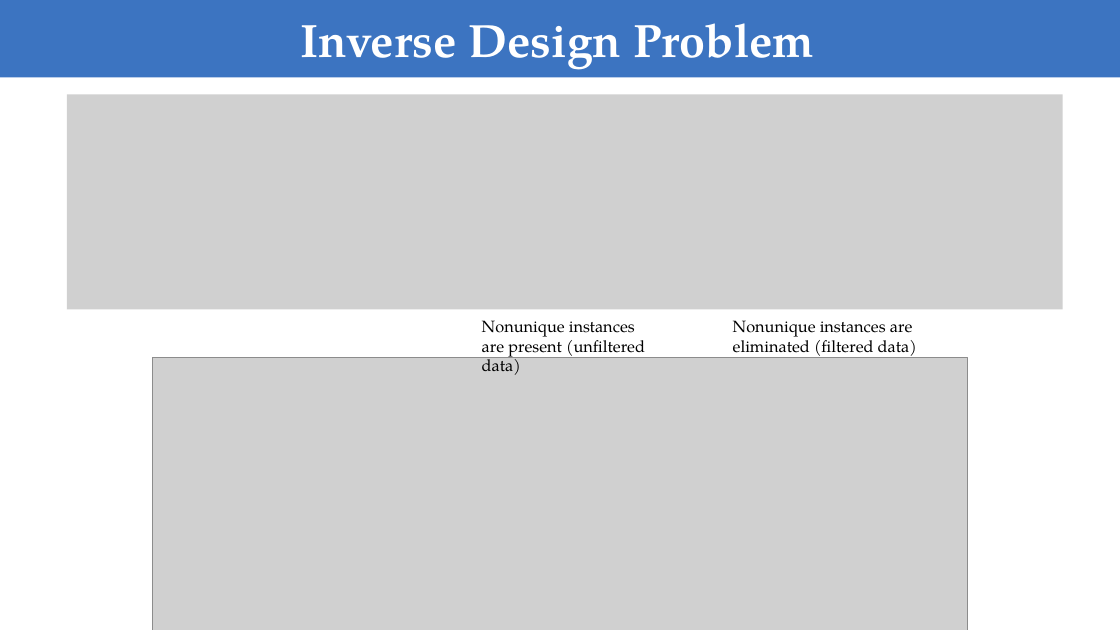
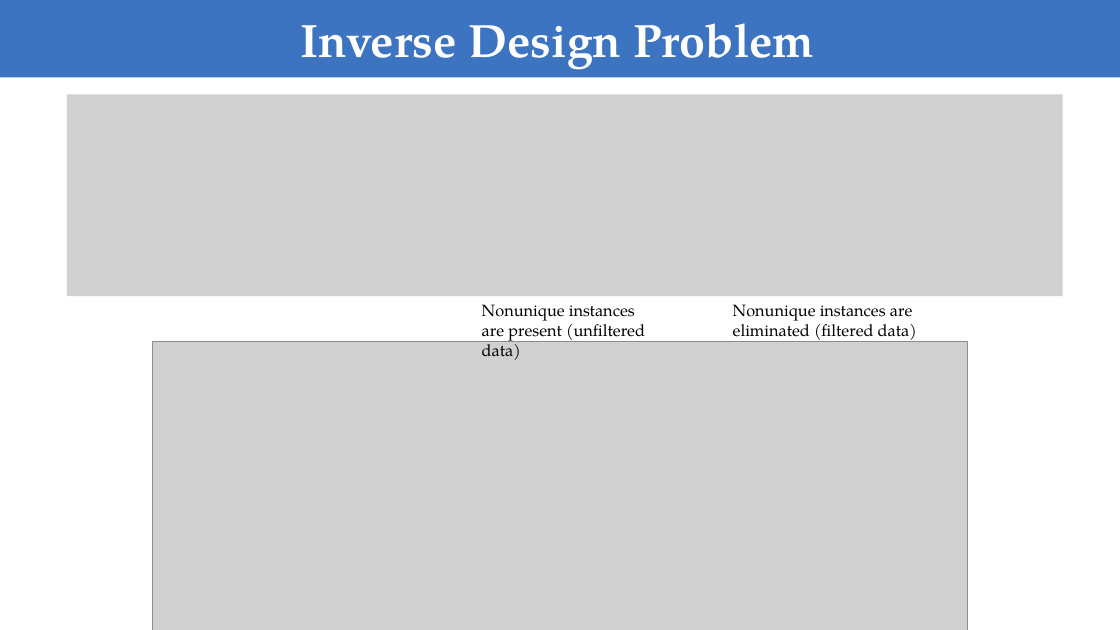
Before and after one commit to FiodarM/InvDesignNet, a slide deck: slide 7 of Training Deep Neural Networks for the Inverse Design of Nanophotonic Structures.pptx. Drawn at 1120x630 pixels with LibreOffice and Linux fonts; fonts in the diff are those of the drawing; grey boxes stand for pictures. Boxes give left, top, right and bottom in pixels: in the first picture for what was removed or moved away, otherwise in the second. Text is boxed around its words. In the diff, an @@ line names an element or a change of style, - is before the commit and + after.

```diff
--- a/Training Deep Neural Networks for the Inverse Design of Nanophotonic Structures.pptx
+++ b/Training Deep Neural Networks for the Inverse Design of Nanophotonic Structures.pptx
@@ picture: place and size @@
-picture at [67,94,1064,309]
+picture at [67,94,1064,296]
@@ 2 texts, 1 picture: place and size @@
-2 texts, 1 picture at [152,320,968,630]
+2 texts, 1 picture at [152,304,968,630]
```
Also in this commit, not shown: 5 other slides changed.
